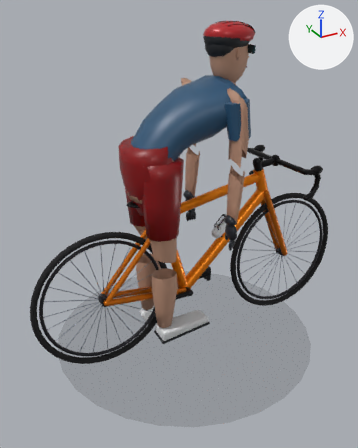
The glTF model apps/web/public/rider/prototype/rider-lowpoly.glb as it was, and as the next commit left it.
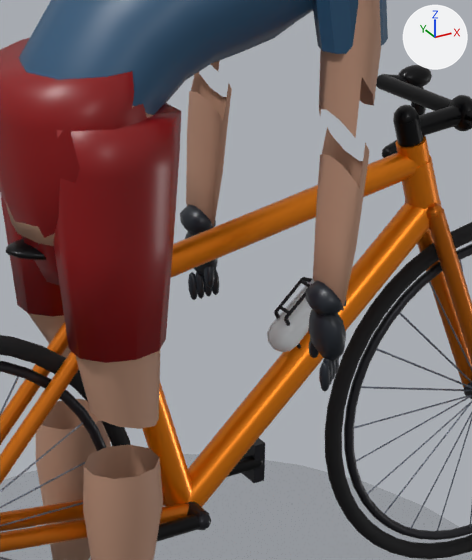
There are two pictures of each version: one whole from a camera (50 mm lens) standing at (-1.017, -1.798, 1.508) and looking at (-0.025, 0.005, 0.607), one close up on the part from 35% to 78% of the width and 28% to 68% of the height. Lighting does not change. The marker at upper right points along +X, +Y and +Z. The last two pictures show the newer version. Where no turn or scale is listed for an object, it has been applied to the vertices.

Objects in the first close-up: 'Mesh_28', 'Mesh_29', 'Mesh_55', 'Mesh_61', 'arm_l', 'arm_l_fore', 'arm_r_fore', 'groundShadow', 'leg_l', 'leg_l_shin', 'leg_r_shin', 'torso' and 50 more.
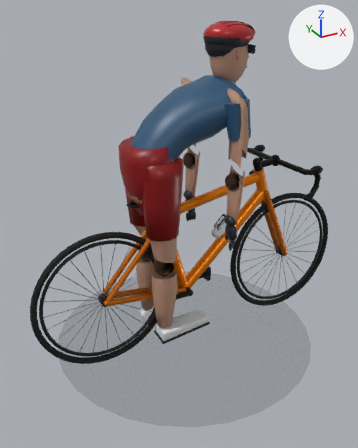
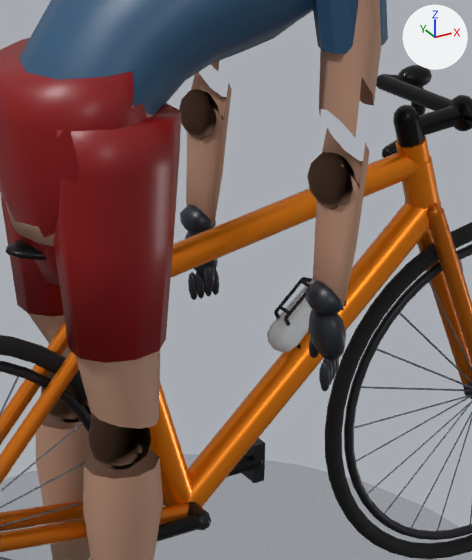
Commit message: feat(rider): 페달 수평 유지(베어링 재현) + 무릎·팔꿈치 관절 캡 (F25)

What changed in the scene script:
```text
Add me_joint_cap_elbow_r:
    me_joint_cap_elbow_r.from_pydata(...)  # 55 vertices, 88 faces; spans x -0.026..0.026, y -0.046..0.046, z -0.04..0.04
    me_joint_cap_elbow_r.materials.append(mat_rtw_pbr_palette)
Add me_joint_cap_knee_r:
    me_joint_cap_knee_r.from_pydata(...)  # 55 vertices, 88 faces; spans x -0.048..0.048, y -0.046..0.046, z -0.048..0.048
    me_joint_cap_knee_r.materials.append(mat_rtw_pbr_palette)
Add ob_joint_cap_elbow_r:
    ob_joint_cap_elbow_r = bpy.data.objects.new('joint_cap_elbow_r', me_joint_cap_elbow_r)
    ob_joint_cap_elbow_r.location = (0.129, 0.18, 0.834)
Add ob_joint_cap_elbow_l:
    ob_joint_cap_elbow_l = bpy.data.objects.new('joint_cap_elbow_l', me_joint_cap_elbow_r.copy())
    ob_joint_cap_elbow_l.location = (0.129, -0.18, 0.834)
Add ob_joint_cap_knee_r:
    ob_joint_cap_knee_r = bpy.data.objects.new('joint_cap_knee_r', me_joint_cap_knee_r)
    ob_joint_cap_knee_r.location = (-0.15, 0.081, 0.466)
Add ob_joint_cap_knee_l:
    ob_joint_cap_knee_l = bpy.data.objects.new('joint_cap_knee_l', me_joint_cap_knee_r.copy())
    ob_joint_cap_knee_l.location = (-0.15, -0.081, 0.466)
```

Location of each change, (x1, y1, x2, y2) in pixels of the close-ups (472 x 560 px):
'joint_cap_knee_l', added: after (88, 416, 151, 470)
'joint_cap_elbow_l', added (brown): after (307, 152, 356, 210)
'joint_cap_elbow_r', added (brown): after (179, 89, 219, 140)
'joint_cap_knee_r', added (brown): after (41, 372, 91, 423)
